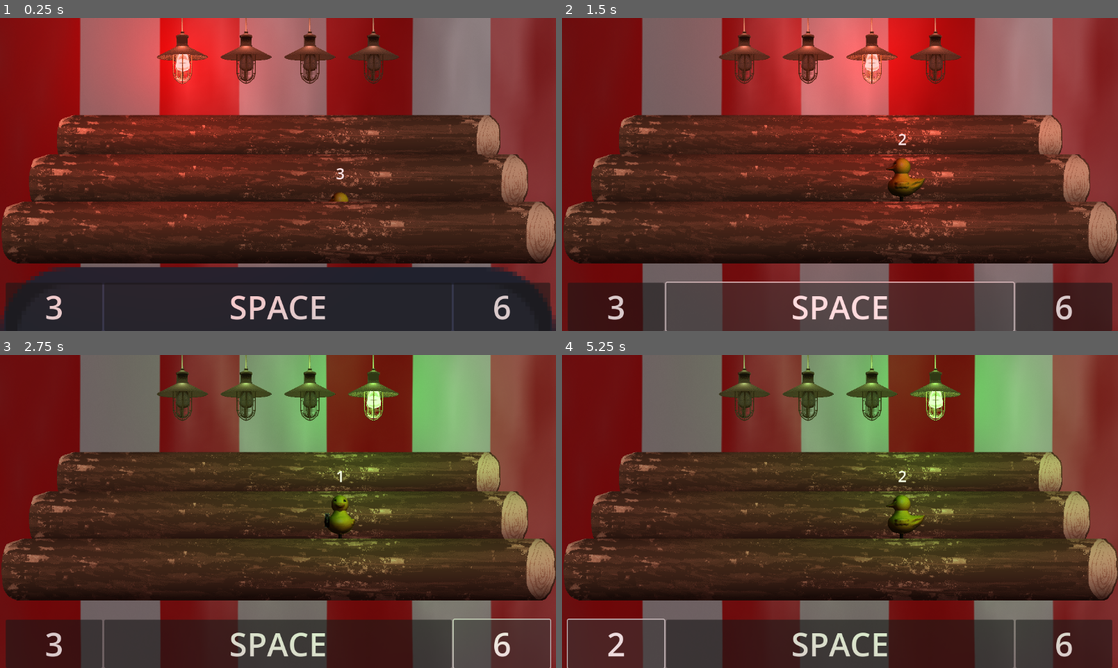
Above: before the commit, frames 1-4 (two rows, left to right).
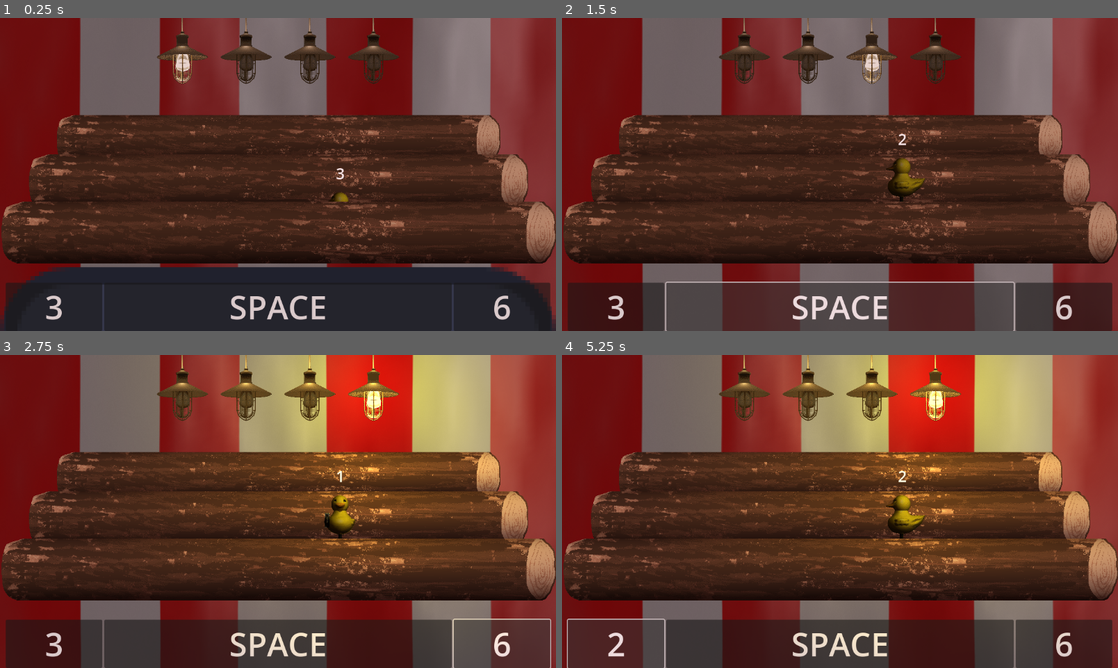
Above: after the commit, the same moments.

Repository: MmmGarlicFingers/ShootingGallery
Game: Godot game, scene res://Levels/debug.tscn
Same seed, same stepped clock (60 frames per second), same inputs: the game is played once before the commit and once after it. The engine's default icon, where the game draws it, is replaced by a stand-in: a white triangle on a blue panel in a dark square.
Inputs:
- Up to frame 1 (0.25 s): no input
- Up to frame 2 (1.5 s): click "3" at 0.5 s; click "SPACE" at 1.25 s
- Up to frame 3 (2.75 s): click "6" at 2 s
- Up to frame 4 (5.25 s): click "3" at 2.75 s; click "SPACE" at 3.5 s; click "2" at 4.25 s; click "2" at 5 s

The runs differ from the first frame. In frame 1, 27% of the frame differs, in the area x 0-69%, y 0-93%; in frame 2, 28%; in frame 3, 29%, in the area x 30-99%, y 0-95%; in frame 4, 29%.

Commit message:
Small changes

Diff:
--- a/ShootingGallery/Levels/debug.tscn
+++ b/ShootingGallery/Levels/debug.tscn
@@ -24,16 +24,16 @@
 [node name="Row3" parent="." instance=ExtResource("3_dqpy7")]
 position = Vector2(0, -72)
 scale = Vector2(0.8, 0.8)
-sequence = "001 10 1102"
+sequence = "001 10 102 0002 2 22"
 
 [node name="Row2" parent="." instance=ExtResource("3_dqpy7")]
 position = Vector2(0, 16)
 scale = Vector2(0.9, 0.9)
-sequence = "001 01010 012"
+sequence = "001 01010 01 002 22 22"
 
 [node name="Row" parent="." instance=ExtResource("3_dqpy7")]
 position = Vector2(0, 120)
-sequence = "1 001 01 1 2"
+sequence = "1 001 01 1 2 2 2 22"
 
 [node name="Player" parent="." instance=ExtResource("1_h1fl4")]
 anchors_preset = 8
--- a/ShootingGallery/Scenes/Level Elements/light.gd
+++ b/ShootingGallery/Scenes/Level Elements/light.gd
@@ -14,9 +14,9 @@
 	light.enabled = true
 	image.texture = preload("res://assets/light_on.png")
 	if shoot:
-		light.color = Color.GREEN
+		light.color = Color.YELLOW
 	else:
-		light.color = Color.RED
+		light.color = Color.BLACK
 
 func turn_off():
 	image.texture = preload("res://assets/light_off.png")
--- a/ShootingGallery/Scenes/enemy.gd
+++ b/ShootingGallery/Scenes/enemy.gd
@@ -33,7 +33,7 @@
 
 
 func _on_hitbox_component_suppressed():
-	#gun.reset()
+	gun.reset()
 	pass
 
 
